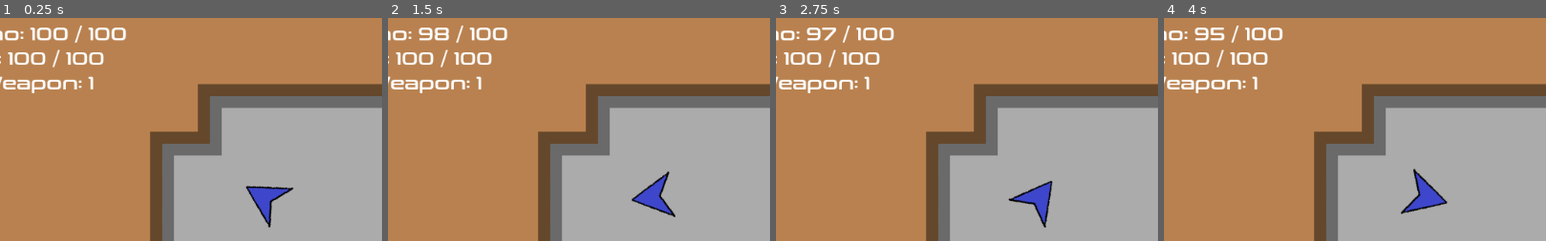
Above: before the commit, frames 1-4 (left to right).
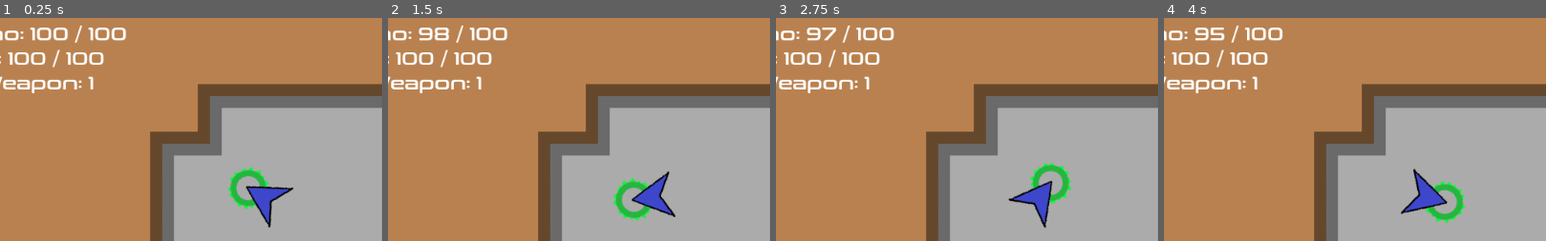
Above: after the commit, the same moments.

Repository: afkpuezo/blinkshooter
Game: Godot game, scene res://scenes/demos/demo.tscn
The game is run twice, just before and just after one commit, with the same random seed, the same clock (stepped at 60 frames per second) and the same inputs.
Inputs (mouse positions are % of the whole screen's width and height, from its top left):
- Up to frame 1 (0.25 s): no input
- Up to frame 2 (1.5 s): tap Enter at 0.5 s; move the mouse to (72, 45) at 0.52 s; click (72, 45) at 0.6 s; tap Space at 1.25 s; move the mouse to (30, 55) at 1.27 s; click (30, 55) at 1.35 s
- Up to frame 3 (2.75 s): tap Enter at 2 s; move the mouse to (60, 28) at 2.02 s; click (60, 28) at 2.1 s
- Up to frame 4 (4 s): tap Space at 2.75 s; move the mouse to (45, 70) at 2.77 s; click (45, 70) at 2.85 s; tap Enter at 3.5 s; move the mouse to (80, 65) at 3.52 s; click (80, 65) at 3.6 s
The pictures show only the part of the screen within x 16-66%, y 10-60%; the shares and areas given below are measured in that part.

The runs differ from the first frame. In frame 1, 0.7% of the frame differs, in the area x 59-71%, y 66-86%; in frame 2, 0.8%, in the area x 59-69%, y 71-92%; in frame 3, 0.7%; in frame 4, 0.7%.

Commit message:
progress on saw blade

Diff:
--- /dev/null
+++ b/scenes/actions/saw_blade.tscn
@@ -0,0 +1,43 @@
+[gd_scene load_steps=4 format=2]
+
+[ext_resource path="res://assets/bullets/saw_blade.png" type="Texture" id=1]
+
+[sub_resource type="Animation" id=1]
+resource_name = "Idle"
+tracks/0/type = "value"
+tracks/0/path = NodePath("Sprite:rotation_degrees")
+tracks/0/interp = 1
+tracks/0/loop_wrap = true
+tracks/0/imported = false
+tracks/0/enabled = true
+tracks/0/keys = {
+"times": PoolRealArray(  ),
+"transitions": PoolRealArray(  ),
+"update": 0,
+"values": [  ]
+}
+
+[sub_resource type="Animation" id=2]
+resource_name = "Spin"
+tracks/0/type = "value"
+tracks/0/path = NodePath("Sprite:rotation_degrees")
+tracks/0/interp = 1
+tracks/0/loop_wrap = true
+tracks/0/imported = false
+tracks/0/enabled = true
+tracks/0/keys = {
+"times": PoolRealArray( 0, 0.5, 1 ),
+"transitions": PoolRealArray( 1, 1, 1 ),
+"update": 0,
+"values": [ 0.0, 180.0, 360.0 ]
+}
+
+[node name="SawBlade" type="Node2D"]
+
+[node name="Sprite" type="Sprite" parent="."]
+position = Vector2( 24, 0 )
+texture = ExtResource( 1 )
+
+[node name="AnimationPlayer" type="AnimationPlayer" parent="."]
+anims/Idle = SubResource( 1 )
+anims/Spin = SubResource( 2 )
--- a/scenes/demos/demo.tscn
+++ b/scenes/demos/demo.tscn
@@ -9,6 +9,7 @@
 [ext_resource path="res://scenes/actions/blink.tscn" type="PackedScene" id=7]
 [ext_resource path="res://scenes/weapons/small_gun.tscn" type="PackedScene" id=8]
 [ext_resource path="res://scenes/units/enemy/enemy.tscn" type="PackedScene" id=9]
+[ext_resource path="res://scenes/actions/saw_blade.tscn" type="PackedScene" id=10]
 
 [node name="World" type="Node2D"]
 
@@ -36,6 +37,9 @@
 
 [node name="BigGun" parent="Player/WeaponBar" index="1" instance=ExtResource( 2 )]
 
+[node name="SawBlade" parent="Player" instance=ExtResource( 10 )]
+z_index = -1
+
 [node name="Enemy" parent="." instance=ExtResource( 9 )]
 position = Vector2( 900, 400 )
 
Renamed: assets/bullets/melee_attack.png -> assets/bullets/saw_blade.png
Not shown, added: assets/bullets/saw_blade.png.import
Not shown: 1 places in scenes/demos/demo.tscn that only renumber resources
